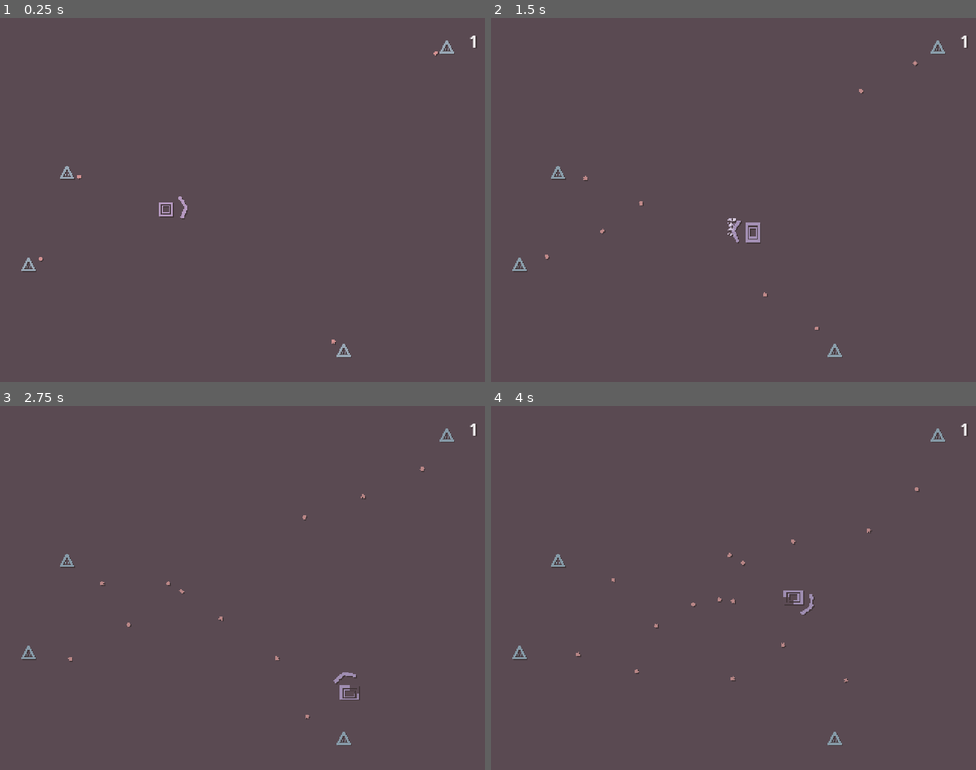
Above: before the commit, frames 1-4 (two rows, left to right).
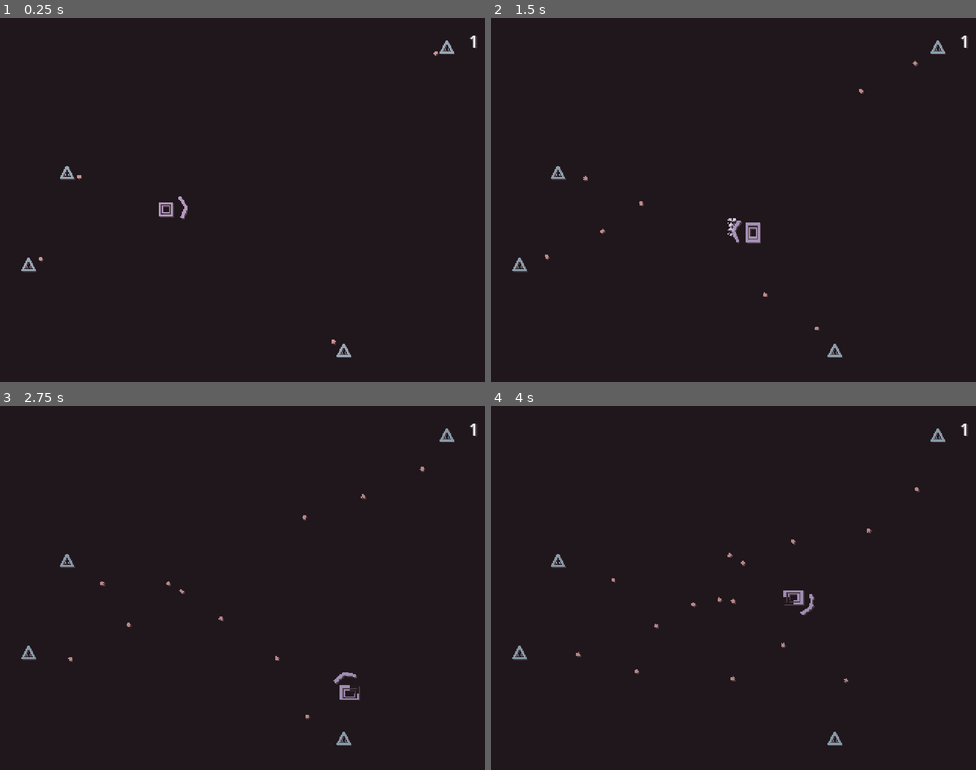
Above: after the commit, the same moments.

Repository: skibbl-dev/bisk-it-for-the-Ruscuit
Game: Godot game, scene res://scenes/game.tscn
Same seed, same stepped clock (60 frames per second), same inputs: the game is played once before the commit and once after it. This scene is started directly instead of the project's main scene. Sound files missing from this copy of the repository are replaced by a short silence.
Inputs (mouse positions are in pixels of both pictures, inside the frame that each line leads up to):
- Up to frame 1 (0.25 s): no input
- Up to frame 2 (1.5 s): move the mouse to (840, 181) at 0.52 s; hold D (right) 0.53-1.28 s; right-click (840, 181) at 0.6 s; move the mouse to (636, 218) at 1.27 s; hold S (down) from 1.28 s (still down); click (636, 218) at 1.35 s
- Up to frame 3 (2.75 s): move the mouse to (291, 507) at 2.02 s; release S (down) at 2.03 s; hold D (right) from 2.03 s (still down); right-click (291, 507) at 2.1 s
- Up to frame 4 (4 s): move the mouse to (709, 660) at 2.77 s; release D (right) at 2.78 s; hold W (up) 2.78-3.53 s; click (709, 660) at 2.85 s; move the mouse to (879, 642) at 3.52 s; hold A (left) from 3.53 s (still down); right-click (879, 642) at 3.6 s

The runs differ from the first frame. In frame 1, 99% of the frame differs, in the area x 0-100%, y 0-100%; in frame 2, 99%; in frame 3, 99%; in frame 4, 99%.

Commit message:
I changed the entire shadow shader, and also changed the shadow color (not just the base)

Diff:
--- a/objects/shadow_shader.tscn
+++ b/objects/shadow_shader.tscn
@@ -12,8 +12,8 @@
 
 [node name="ShadowShader" type="CanvasLayer"]
 script = ExtResource("1_5hu25")
-base_color = Color(0.352941, 0.290196, 0.321569, 1)
-shadow_color = Color(0.254902, 0.207843, 0.219608, 1)
+base_color = Color(0.12, 0.0912, 0.1056, 1)
+shadow_color = Color(0.29, 0.2233, 0.261097, 1)
 
 [node name="ColorRect" type="ColorRect" parent="."]
 material = SubResource("ShaderMaterial_5hu25")
--- a/scenes/game.tscn
+++ b/scenes/game.tscn
@@ -7,7 +7,6 @@
 [ext_resource type="Script" uid="uid://dx4i7rpif133h" path="res://scripts/enemy_spawner.gd" id="5_iywne"]
 [ext_resource type="PackedScene" uid="uid://nw5sp76j1edc" path="res://objects/waves/wave_0_0.tscn" id="6_gee14"]
 [ext_resource type="PackedScene" uid="uid://2yki4b8tm6sm" path="res://objects/waves/wave_0_1.tscn" id="7_0tnpc"]
-[ext_resource type="FontFile" path="res://assets/fonts/PeaberryBase.ttf" id="8_gee14"]
 
 [sub_resource type="Animation" id="Animation_gee14"]
 length = 0.001
@@ -122,7 +121,6 @@
 offset_top = 11.0
 offset_right = 474.0
 offset_bottom = 42.0
-theme_override_fonts/font = ExtResource("8_gee14")
 theme_override_font_sizes/font_size = 16
 text = "5"
 horizontal_alignment = 2
--- a/scenes/title_screen.tscn
+++ b/scenes/title_screen.tscn
@@ -105,7 +105,6 @@
 script = ExtResource("1_mgrm8")
 
 [node name="ShadowShader" parent="." instance=ExtResource("2_mgrm8")]
-base_color = Color(0.12304, 0.0944747, 0.108794, 1)
 
 [node name="title" type="Label" parent="."]
 layout_mode = 1
Not shown: 1 places in scenes/game.tscn that only renumber resources
